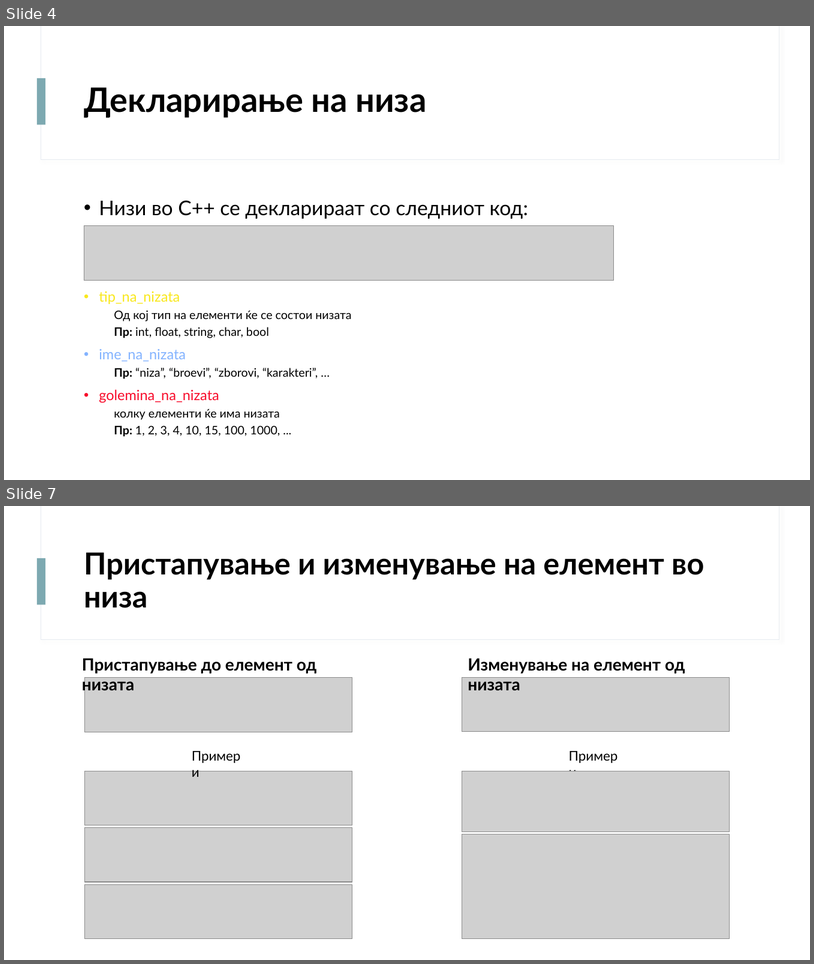
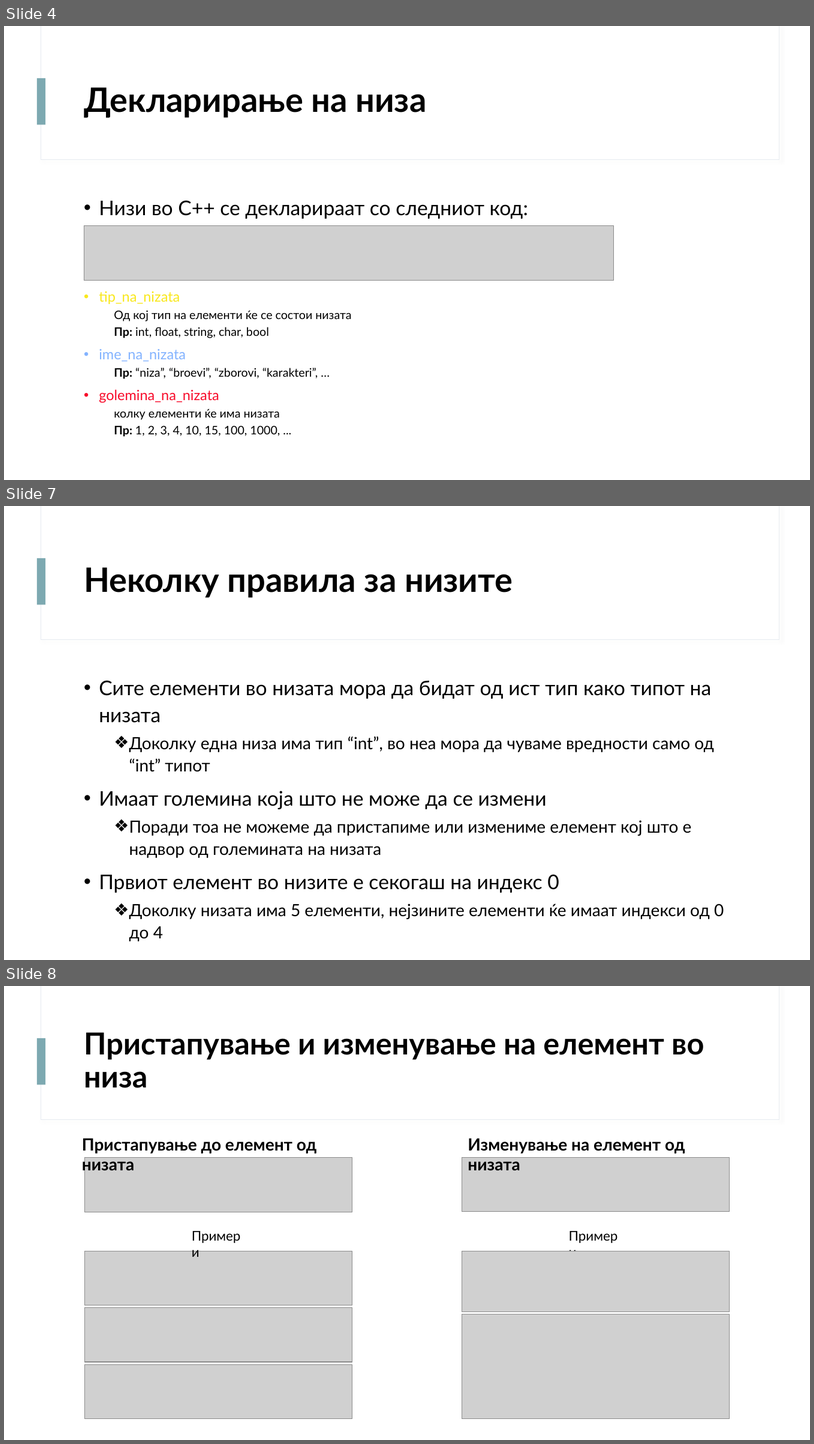
Before and after one commit to davidanastasov/Programski, a slide deck: Nizi/Prezentacija/Nizi.pptx. Shown one above the other, each under a label of ours: slides 4 and 7 before the commit, slides 4, 7 and 8 after it; the slides between them are not shown. The pictures are 814x964 and 814x1444 pixels, drawn with LibreOffice and Linux fonts; fonts in the diff are those of the drawing; grey boxes stand for pictures. Boxes give left, top, right and bottom in pixels: in the first picture for what was removed or moved away, otherwise in the second. Text is boxed around its words. In the diff, an @@ line names an element or a change of style, - is before the commit and + after.

```diff
--- a/Nizi/Prezentacija/Nizi.pptx
+++ b/Nizi/Prezentacija/Nizi.pptx
@@ slide 7 added at <box>4,506,810,960</box>, background #FFFFFF; not listed: 3 template elements that a slide beside it also shows @@
@@ title added at <box>84,567,513,598</box>, 40 pt, text #000000, bold @@
+Неколку правила за низите
@@ text added at <box>99,680,724,919</box>, 20 pt, text #000000 @@
+• Сите елементи во низата мора да бидат од ист тип како типот на низата
+  ❖ Доколку една низа има тип “int”, во неа мора да чуваме вредности само од “int” типот
+• Имаат големина која што не може да се измени
+  ❖ Поради тоа не можеме да пристапиме или измениме елемент кој што е надвор од големината на низата
+• Првиот елемент во низите е секогаш на индекс 0
+  ❖ Доколку низата има 5 елементи, нејзините елементи ќе имаат индекси од 0 до 4
@@ what was slide 7 is now slide 8 @@
```
Also in this commit, not shown: 5 slides changed, 6 other slides added, 2 slides removed, 5 other files.
